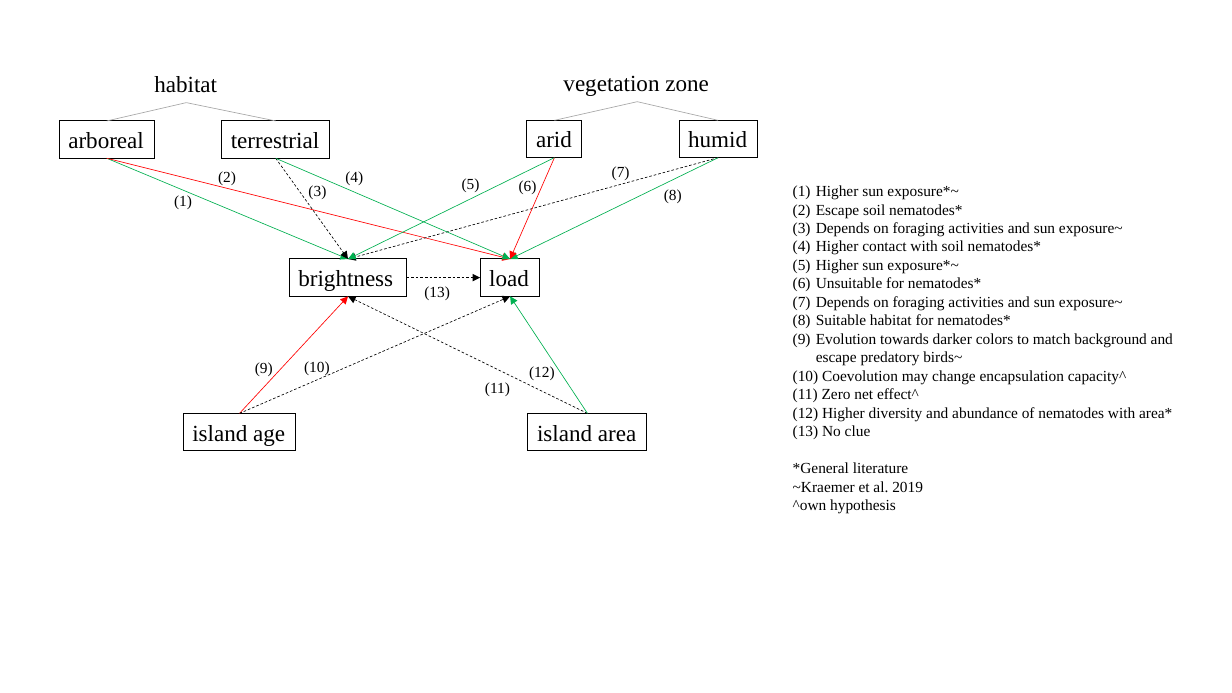
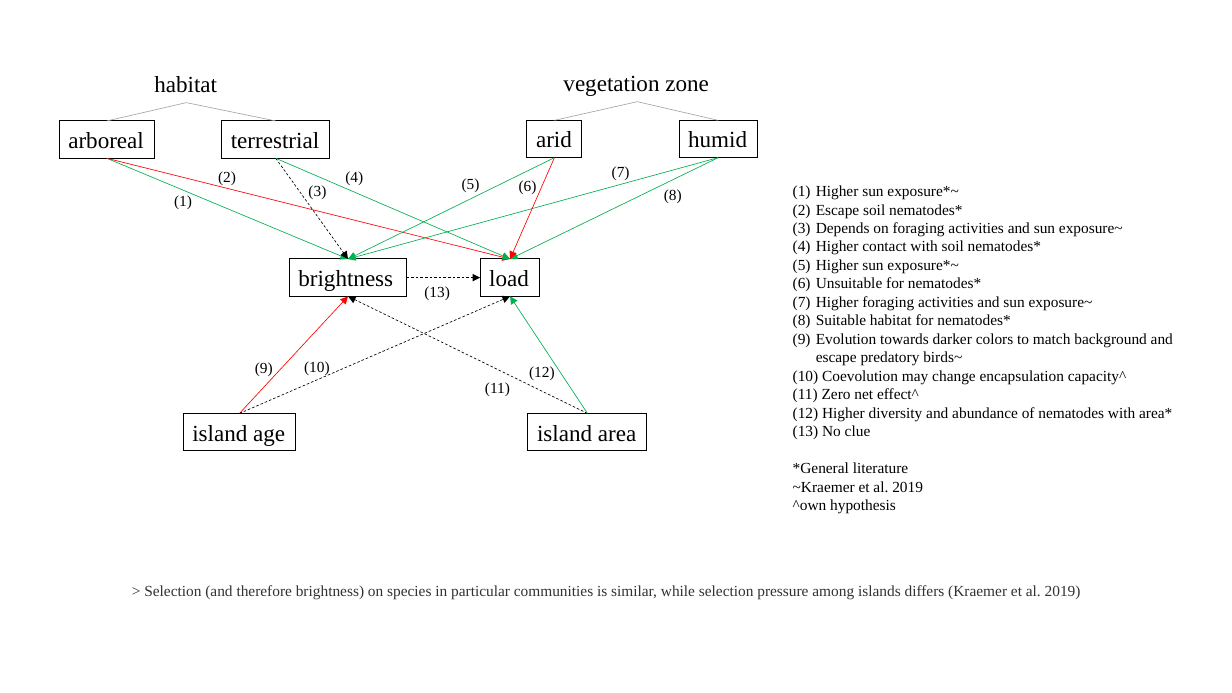
Before and after one commit to Alex-Fuster/naesiotus_nematodes, a slide deck: slide 1 of f_other/causal_diagram.pptx. Drawn at 1232x693 pixels with LibreOffice and Linux fonts; fonts in the diff are those of the drawing. Boxes give left, top, right and bottom in pixels: in the first picture for what was removed or moved away, otherwise in the second. Text is boxed around its words. In the diff, an @@ line names an element or a change of style, - is before the commit and + after.

```diff
--- a/f_other/causal_diagram.pptx
+++ b/f_other/causal_diagram.pptx
@@ arrow (718, 158) - (348, 259): stroke #000000 0.5 pt dashed to #00B050 0.5 pt @@
@@ text at [816,296,1093,311]: text changed @@
-(7) Depends on foraging activities and sun exposure~
+(7) Higher foraging activities and sun exposure~
@@ text added at [144,585,1081,599], 12 pt, text #333132 @@
+> Selection (and therefore brightness) on species in particular communities is similar, while selection pressure among islands differs (Kraemer et al. 2019)
```
Also in this commit, not shown: 1 other file.
